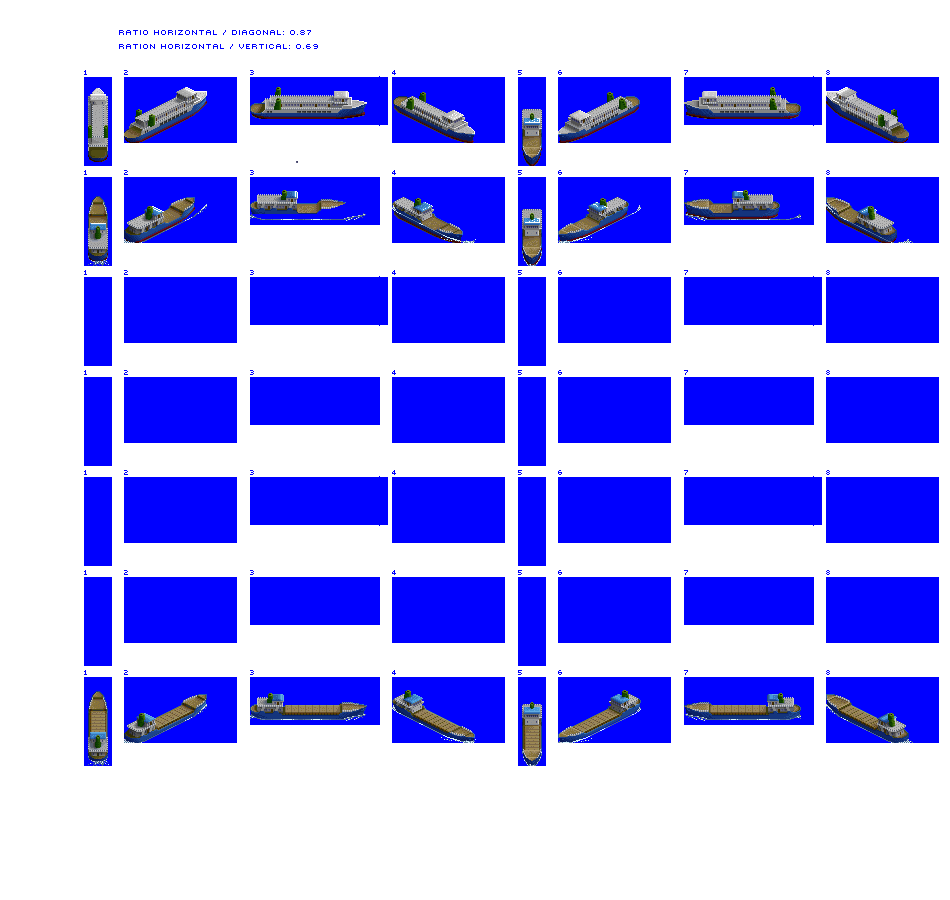
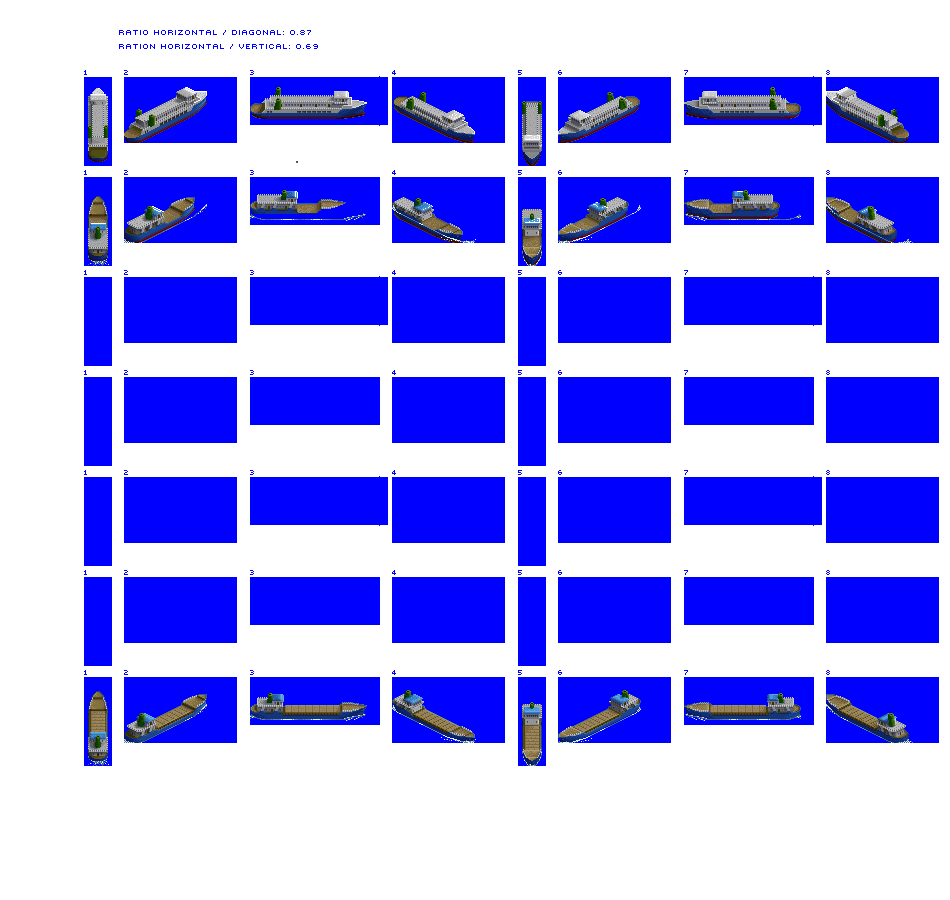
The second 950x900 image is a revision of the first. Changes to its layers:
painted on "Vehicle Ferry unloaded" over [522, 101, 542, 159]
